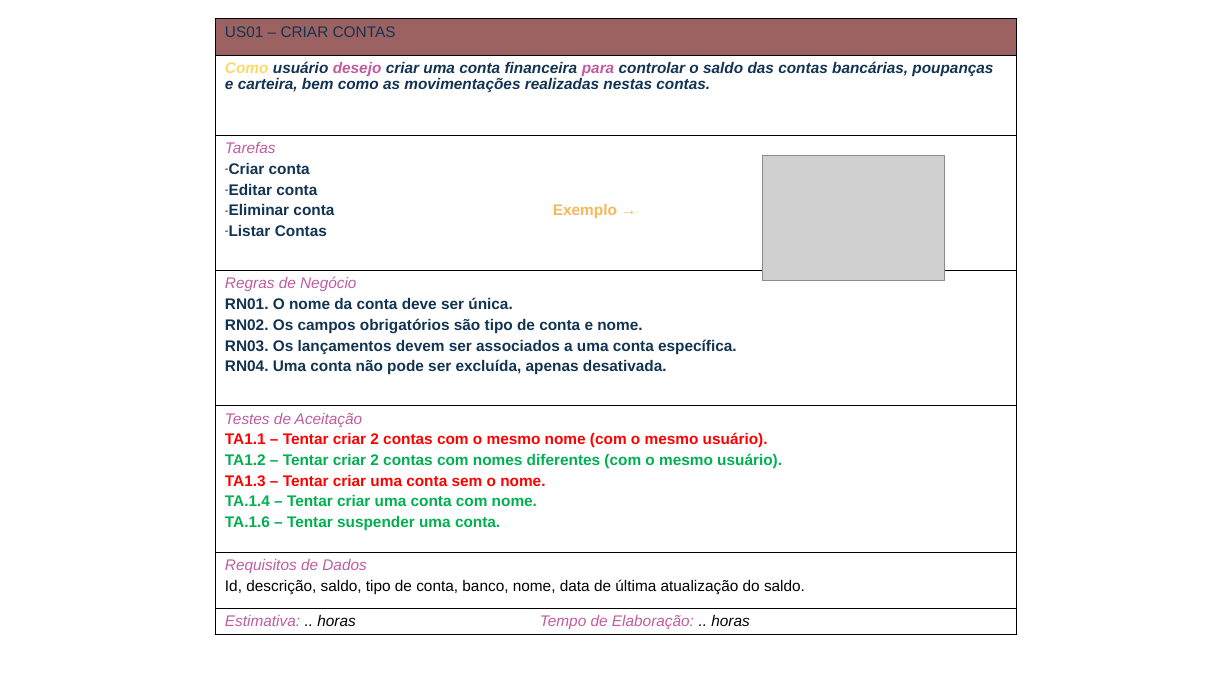
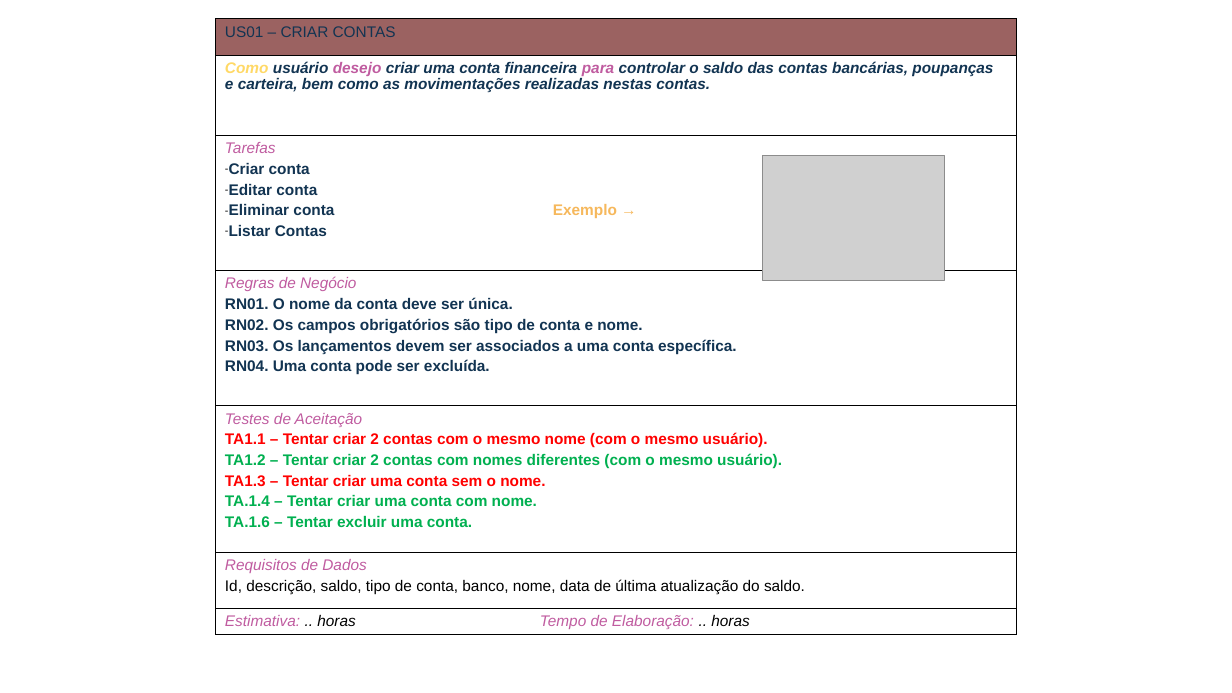
Before and after one commit to evertonschuster/GestaoFinancaPessoal, a slide deck: slide 1 of GestaoFinancaPessoal/GestaoFinancaPessoal/Documentos/525/Entrega-01/UserStories.pptx. Drawn at 1232x693 pixels with LibreOffice and Linux fonts; fonts in the diff are those of the drawing; grey boxes stand for pictures. Boxes give left, top, right and bottom in pixels: in the first picture for what was removed or moved away, otherwise in the second. Text is boxed around its words. In the diff, an @@ line names an element or a change of style, - is before the commit and + after.

```diff
--- a/GestaoFinancaPessoal/GestaoFinancaPessoal/Documentos/525/Entrega-01/UserStories.pptx
+++ b/GestaoFinancaPessoal/GestaoFinancaPessoal/Documentos/525/Entrega-01/UserStories.pptx
@@ table at <box>216,18,1017,653</box> @@
-row 4, column 1: Regras de Negócio / RN01. O nome da conta deve ser única. / RN02. Os campos obrigatórios são tipo de conta e nome. / RN03. Os lançamentos devem ser associados a uma conta específica. / RN04. Uma conta não pode ser excluída, apenas desativada.
+row 4, column 1: Regras de Negócio / RN01. O nome da conta deve ser única. / RN02. Os campos obrigatórios são tipo de conta e nome. / RN03. Os lançamentos devem ser associados a uma conta específica. / RN04. Uma conta pode ser excluída.
-row 5, column 1: Testes de Aceitação / TA1.1 – Tentar criar 2 contas com o mesmo nome (com o mesmo usuário). / TA1.2 – Tentar criar 2 contas com nomes diferentes (com o mesmo usuário). / TA1.3 – Tentar criar uma conta sem o nome. / TA.1.4 – Tentar criar uma conta com nome. / TA.1.6 – Tentar suspender uma conta.
+row 5, column 1: Testes de Aceitação / TA1.1 – Tentar criar 2 contas com o mesmo nome (com o mesmo usuário). / TA1.2 – Tentar criar 2 contas com nomes diferentes (com o mesmo usuário). / TA1.3 – Tentar criar uma conta sem o nome. / TA.1.4 – Tentar criar uma conta com nome. / TA.1.6 – Tentar excluir uma conta.
```
Also in this commit, not shown: 1 other file.
